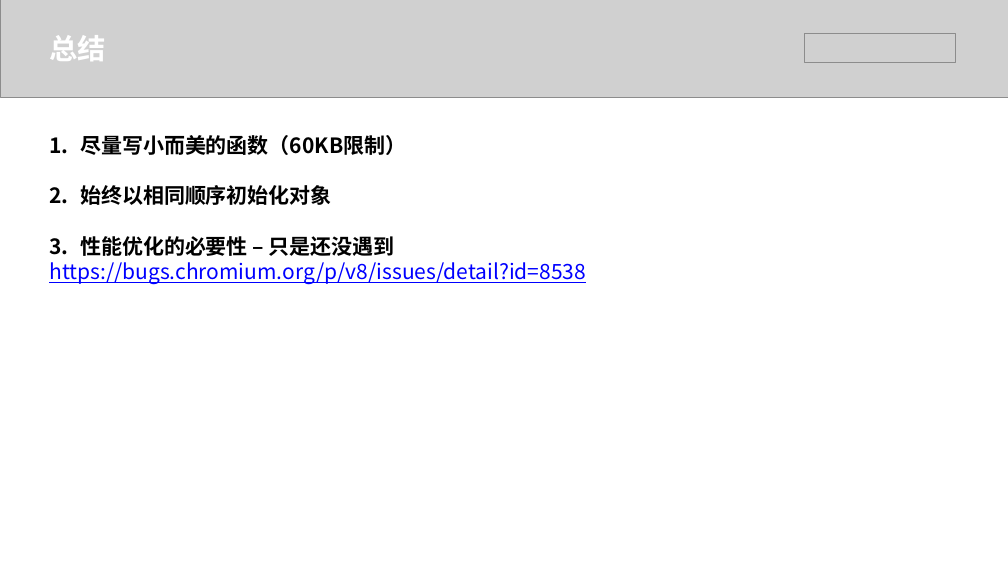
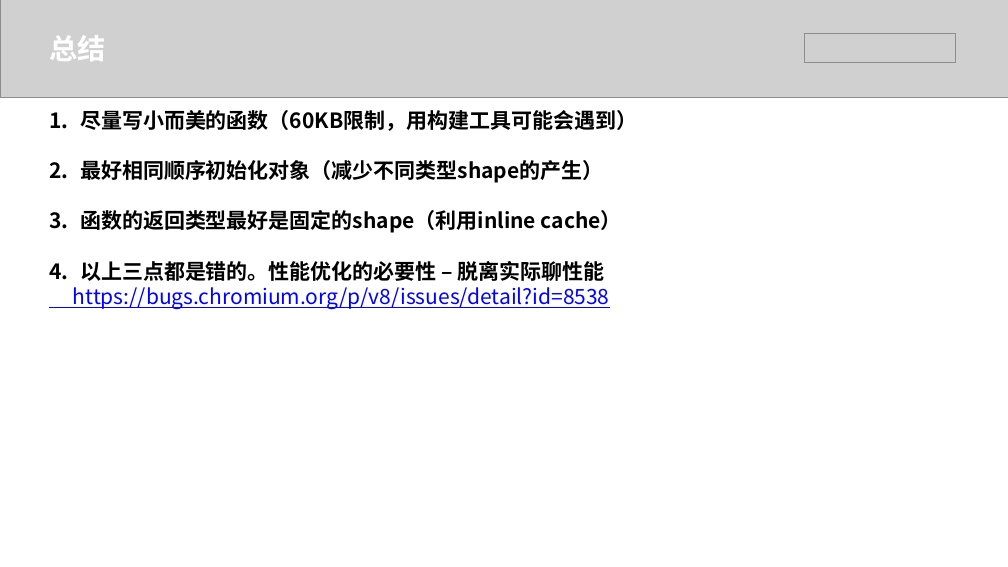
Before and after one commit to hjl19911127/js-performance, a slide deck: slide 20 of 浅析V8聊聊JS性能.pptx (slide 19 before the commit). Drawn at 1008x567 pixels with LibreOffice and Linux fonts; fonts in the diff are those of the drawing; grey boxes stand for pictures. Boxes give left, top, right and bottom in pixels: in the first picture for what was removed or moved away, otherwise in the second. Text is boxed around its words. In the diff, an @@ line names an element or a change of style, - is before the commit and + after.

```diff
--- a/浅析V8聊聊JS性能.pptx
+++ b/浅析V8聊聊JS性能.pptx
@@ text "尽量写小而美的函数（60KB限制，用构建工具可能会遇到）": place and size @@
-text "尽量写小而美的函数（60KB限制，用构建工具可能会遇到）" at [49,135,586,284]
+text "尽量写小而美的函数（60KB限制，用构建工具可能会遇到）" at [73,110,637,309]
@@ text at [80,110,637,281]: text changed @@
-1. 尽量写小而美的函数（60KB限制）
-2. 始终以相同顺序初始化对象
-3. 性能优化的必要性 – 只是还没遇到
+1. 尽量写小而美的函数（60KB限制，用构建工具可能会遇到）
+2. 最好相同顺序初始化对象（减少不同类型shape的产生）
+3. 函数的返回类型最好是固定的shape（利用inline cache）
+4. 以上三点都是错的。性能优化的必要性 – 脱离实际聊性能
```
Also in this commit, not shown: 4 other slides changed, 4 slides added, 3 slides removed, 10 other files.
